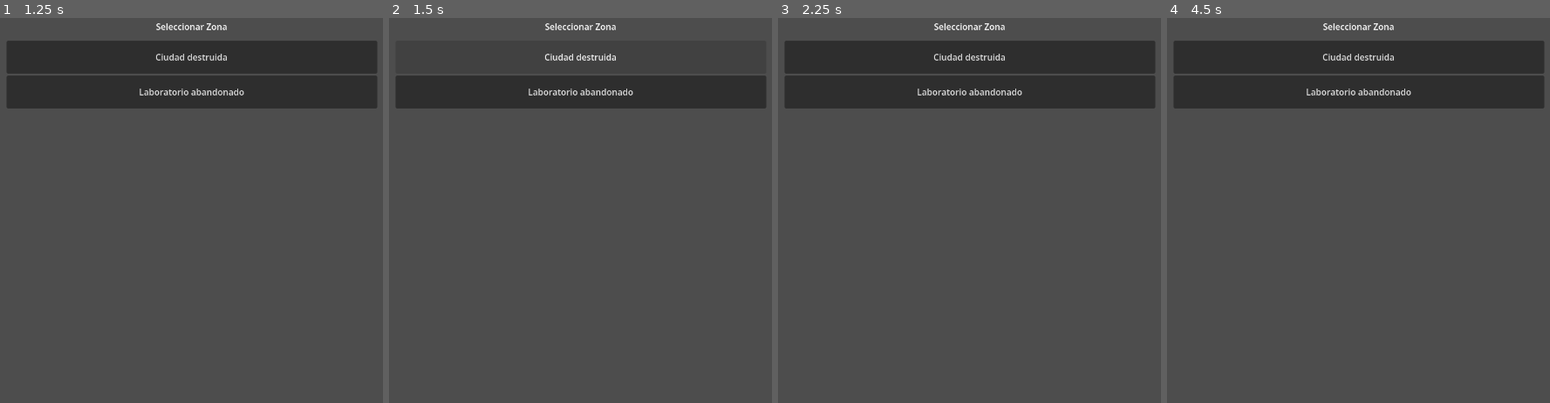
Above: before the commit, frames 1-4 (left to right).
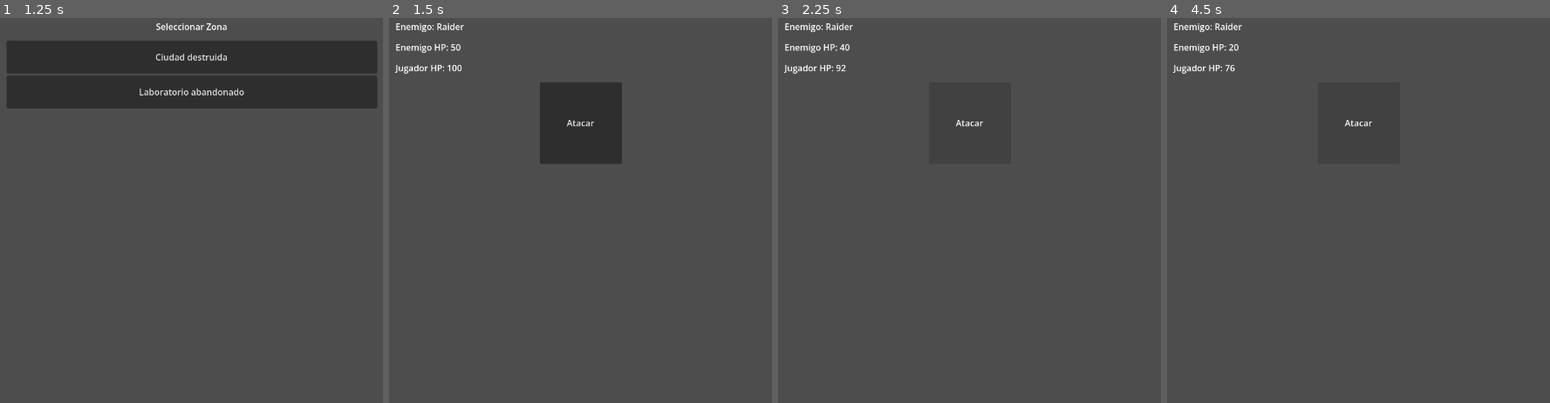
Above: after the commit, the same moments.

Repository: MirandaFrancoCBA/apocalypsheep
Game: Godot game, scene res://scenes/main_menu.tscn
Same seed, same stepped clock (60 frames per second), same inputs: the game is played once before the commit and once after it.
Inputs (mouse positions are in pixels of both pictures, inside the frame that each line leads up to):
- Up to frame 1 (1.25 s): click "JUGAR" at 0.5 s
- Up to frame 2 (1.5 s): click "Ciudad destruida" at 1.25 s
- Up to frame 3 (2.25 s): click (969, 121) at 2 s, where only the run after the commit has a clickable "Atacar"
- Up to frame 4 (4.5 s): click (1358, 91) at 2.75 s, where only the run before the commit has a clickable "Laboratorio abandonado"; click (1358, 56) at 3.5 s, where only the run before the commit has a clickable "Ciudad destruida"; click (1358, 121) at 4.25 s, where only the run after the commit has a clickable "Atacar"

Frame 1 is identical in both runs. In frame 2, 11% of the frame differs, in the area x 1-99%, y 1-38%; in frame 3, 16%, in the area x 1-99%, y 1-29%; in frame 4, 16%.

Commit message:
Feat: combat screen y combat system

Diff:
--- /dev/null
+++ b/scenes/combat_screen.tscn
@@ -0,0 +1,48 @@
+[gd_scene format=3 uid="uid://0i2x3dwpfwj6"]
+
+[ext_resource type="Script" uid="uid://0g3li3luseua" path="res://scripts/ui/combat_screen.gd" id="1_icss1"]
+
+[node name="CombatScreen" type="Control" unique_id=844330171]
+layout_mode = 3
+anchors_preset = 15
+anchor_right = 1.0
+anchor_bottom = 1.0
+grow_horizontal = 2
+grow_vertical = 2
+script = ExtResource("1_icss1")
+
+[node name="MarginContainer" type="MarginContainer" parent="." unique_id=1555668808]
+layout_mode = 1
+anchors_preset = 15
+anchor_right = 1.0
+anchor_bottom = 1.0
+grow_horizontal = 2
+grow_vertical = 2
+theme_override_constants/margin_left = 20
+theme_override_constants/margin_top = 20
+theme_override_constants/margin_right = 20
+theme_override_constants/margin_bottom = 20
+
+[node name="VBoxContainer" type="VBoxContainer" parent="MarginContainer" unique_id=840649750]
+layout_mode = 2
+theme_override_constants/separation = 15
+
+[node name="LabelEnemy" type="Label" parent="MarginContainer/VBoxContainer" unique_id=2073394795]
+layout_mode = 2
+
+[node name="LabelEnemyHP" type="Label" parent="MarginContainer/VBoxContainer" unique_id=1800026567]
+layout_mode = 2
+
+[node name="LabelPlayerHP" type="Label" parent="MarginContainer/VBoxContainer" unique_id=1411385085]
+layout_mode = 2
+
+[node name="ButtonAttack" type="Button" parent="MarginContainer/VBoxContainer" unique_id=1997688783]
+custom_minimum_size = Vector2(150, 150)
+layout_mode = 2
+size_flags_horizontal = 4
+text = "Atacar"
+
+[node name="LabelResult" type="Label" parent="MarginContainer/VBoxContainer" unique_id=771717333]
+layout_mode = 2
+
+[connection signal="pressed" from="MarginContainer/VBoxContainer/ButtonAttack" to="." method="_on_button_attack_pressed"]
--- a/scripts/core/player.gd
+++ b/scripts/core/player.gd
@@ -6,7 +6,7 @@
 var hp: int
 var damage: int
 
-func from_game_manager() -> Player:
+static func from_game_manager() -> Player:
     var data = GameManager.get_player_data()
 
     var p = Player.new()
--- /dev/null
+++ b/scripts/ui/combat_screen.gd
@@ -0,0 +1,78 @@
+# scripts/ui/combat_screen.gd
+
+extends Control
+
+@onready var label_enemy      = $MarginContainer/VBoxContainer/LabelEnemy
+@onready var label_enemy_hp   = $MarginContainer/VBoxContainer/LabelEnemyHP
+@onready var label_player_hp  = $MarginContainer/VBoxContainer/LabelPlayerHP
+@onready var button_attack    = $MarginContainer/VBoxContainer/ButtonAttack
+@onready var label_result     = $MarginContainer/VBoxContainer/LabelResult
+
+var player
+var enemy
+var combat_finished = false
+
+func _ready() -> void:
+    print("[Combat] Iniciado")
+
+    _setup_combat()
+
+func _setup_combat() -> void:
+    player = Player.from_game_manager()
+    enemy = _generate_enemy()
+
+    label_enemy.text = "Enemigo: " + enemy.name
+
+    _update_ui()
+
+func _generate_enemy():
+    var zone = GameManager.get_selected_zone()
+    var enemies_ids = zone.get("enemies", [])
+
+    var random_id = enemies_ids.pick_random()
+
+    var file = FileAccess.open("res://data/enemies.json", FileAccess.READ)
+    var data = JSON.parse_string(file.get_as_text())
+
+    for e in data:
+        if e["id"] == random_id:
+            return Enemy.new().from_dict(e)
+
+    return Enemy.new()
+
+func _update_ui() -> void:
+    label_player_hp.text = "Jugador HP: " + str(player.hp)
+    label_enemy_hp.text  = "Enemigo HP: " + str(enemy.hp)
+
+func _on_button_attack_pressed() -> void:
+    if combat_finished:
+        return
+
+    # jugador ataca
+    enemy.hp -= player.damage
+    print("Jugador pega:", player.damage)
+
+    if enemy.hp <= 0:
+        _end_combat("victory")
+        return
+
+    # enemigo ataca
+    player.hp -= enemy.damage
+    print("Enemigo pega:", enemy.damage)
+
+    if player.hp <= 0:
+        _end_combat("defeat")
+        return
+
+    _update_ui()
+
+func _end_combat(result: String) -> void:
+    combat_finished = true
+
+    GameManager.set_combat_result(result)
+
+    label_result.text = "Resultado: " + result
+
+    button_attack.disabled = true
+
+    print("[Combat] Resultado:", result)
--- a/scripts/utils/constants.gd
+++ b/scripts/utils/constants.gd
@@ -5,7 +5,7 @@
 # ─────────────────────────────────────────
 const SCENE_MAIN_MENU   = "res://scenes/main_menu.tscn"
 const SCENE_ZONE_SELECT = "res://scenes/zone_select.tscn"
-const SCENE_COMBAT      = "res://scenes/combat.tscn"
+const SCENE_COMBAT      = "res://scenes/combat_screen.tscn"
 const SCENE_RESULT      = "res://scenes/result.tscn"
 
 # ─────────────────────────────────────────
Not shown, added: scripts/ui/combat_screen.gd.uid
